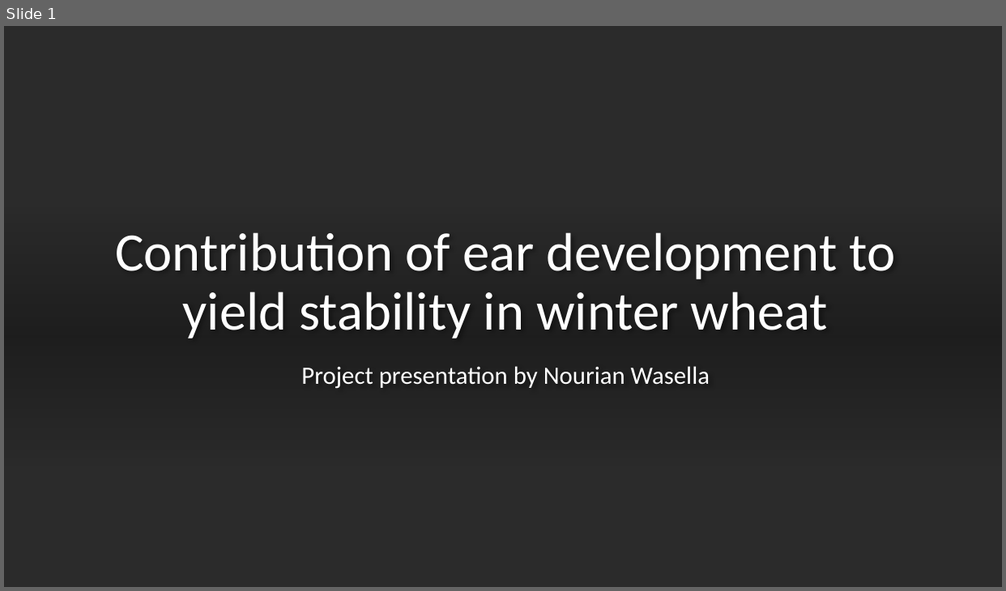
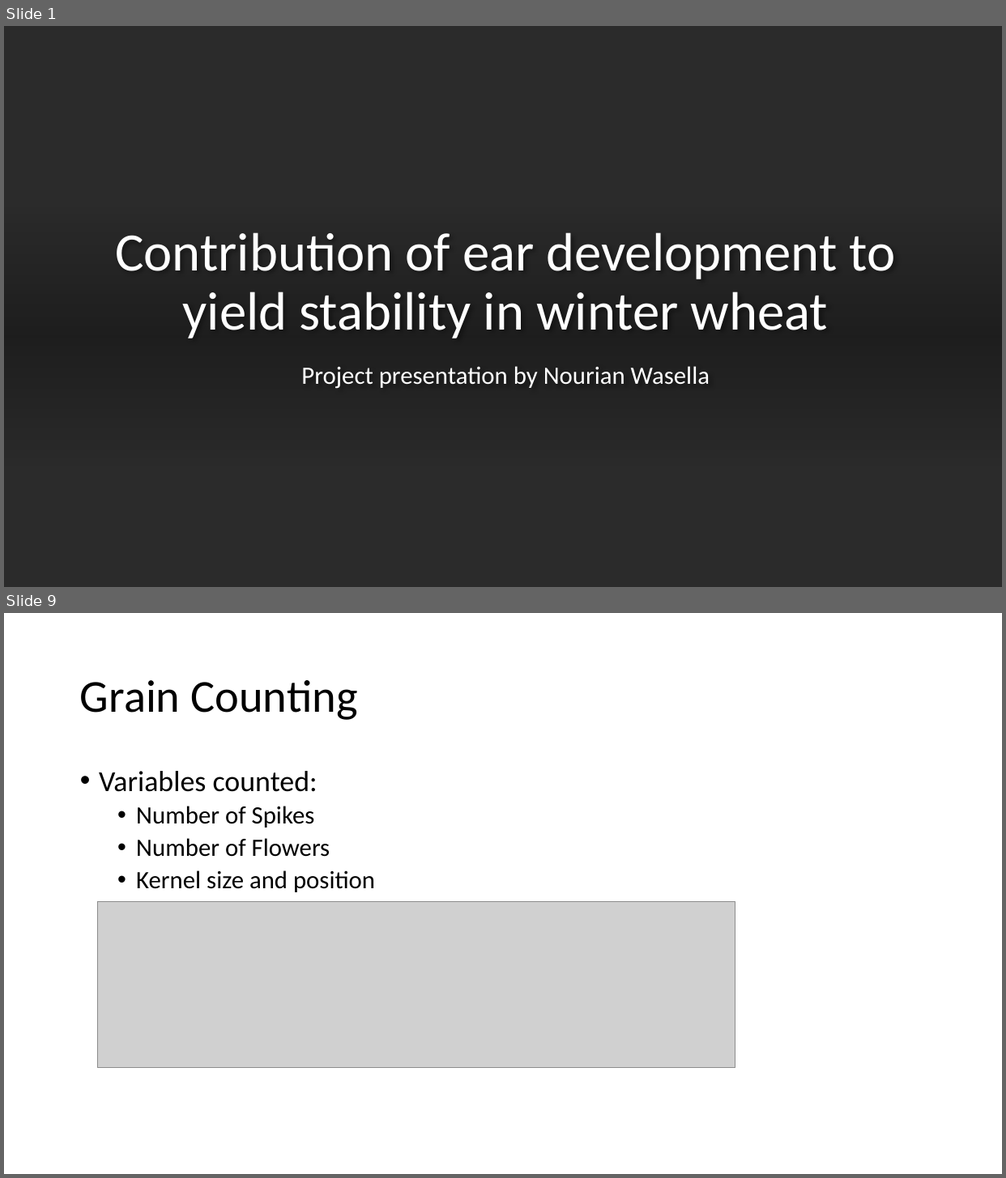
Before and after one commit to WasellaN/Ear_Project_Nouri, a slide deck: Presentation_Nouri.pptx. Shown one above the other, each under a label of ours: slide 1 before the commit, slides 1 and 9 after it; the slides between them are not shown. The pictures are 1006x591 and 1006x1178 pixels, drawn with LibreOffice and Linux fonts; fonts in the diff are those of the drawing; grey boxes stand for pictures; background and template pictures are left out; a plain dark background stands for a picture behind light text. Boxes give left, top, right and bottom in pixels: in the first picture for what was removed or moved away, otherwise in the second. Text is boxed around its words. In the diff, an @@ line names an element or a change of style, - is before the commit and + after.

```diff
--- a/Presentation_Nouri.pptx
+++ b/Presentation_Nouri.pptx
@@ slide 9 added at [4,613,1002,1174], background #FFFFFF @@
@@ title added at [80,680,357,720], 44 pt, text #000000 @@
+Grain Counting
@@ text added at [99,771,375,892], 24 pt, text #000000 @@
+• Variables counted:
+  • Number of Spikes
+  • Number of Flowers
+  • Kernel size and position
@@ picture added at [98,902,735,1068] @@
```
Also in this commit, not shown: 3 slides changed, 14 other slides added, 13 other files.
